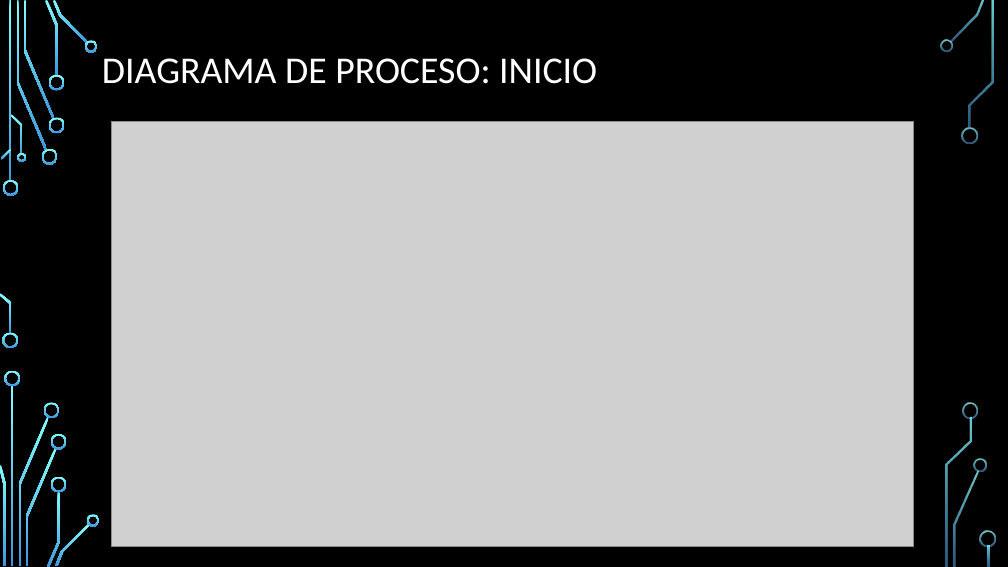
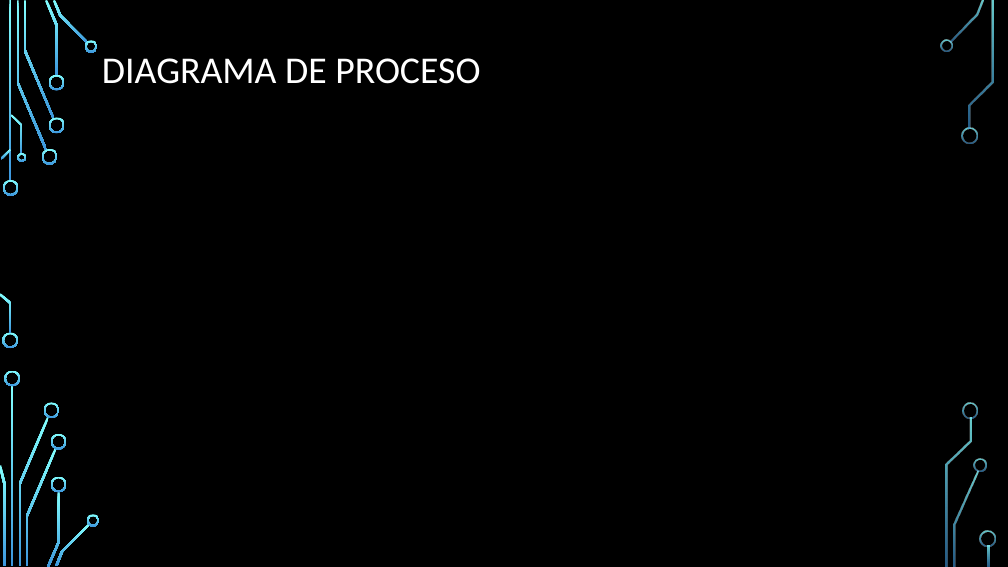
Before and after one commit to Adescafu/INFO264_Proyecto, a slide deck: slide 11 of presentacion.pptx. Drawn at 1008x567 pixels with LibreOffice and Linux fonts; fonts in the diff are those of the drawing; grey boxes stand for pictures; background and template pictures are left out. Boxes give left, top, right and bottom in pixels: in the first picture for what was removed or moved away, otherwise in the second. Text is boxed around its words. In the diff, an @@ line names an element or a change of style, - is before the commit and + after.

```diff
--- a/presentacion.pptx
+++ b/presentacion.pptx
@@ title at (x1=102, y1=58, x2=480, y2=84): text changed @@
-DIAGRAMA DE PROCESO: INICIO
+DIAGRAMA DE PROCESO
@@ picture removed at (x1=112, y1=121, x2=913, y2=546) @@
```
Also in this commit, not shown: 6 other slides changed, 2 slides added, 5 slides removed.
